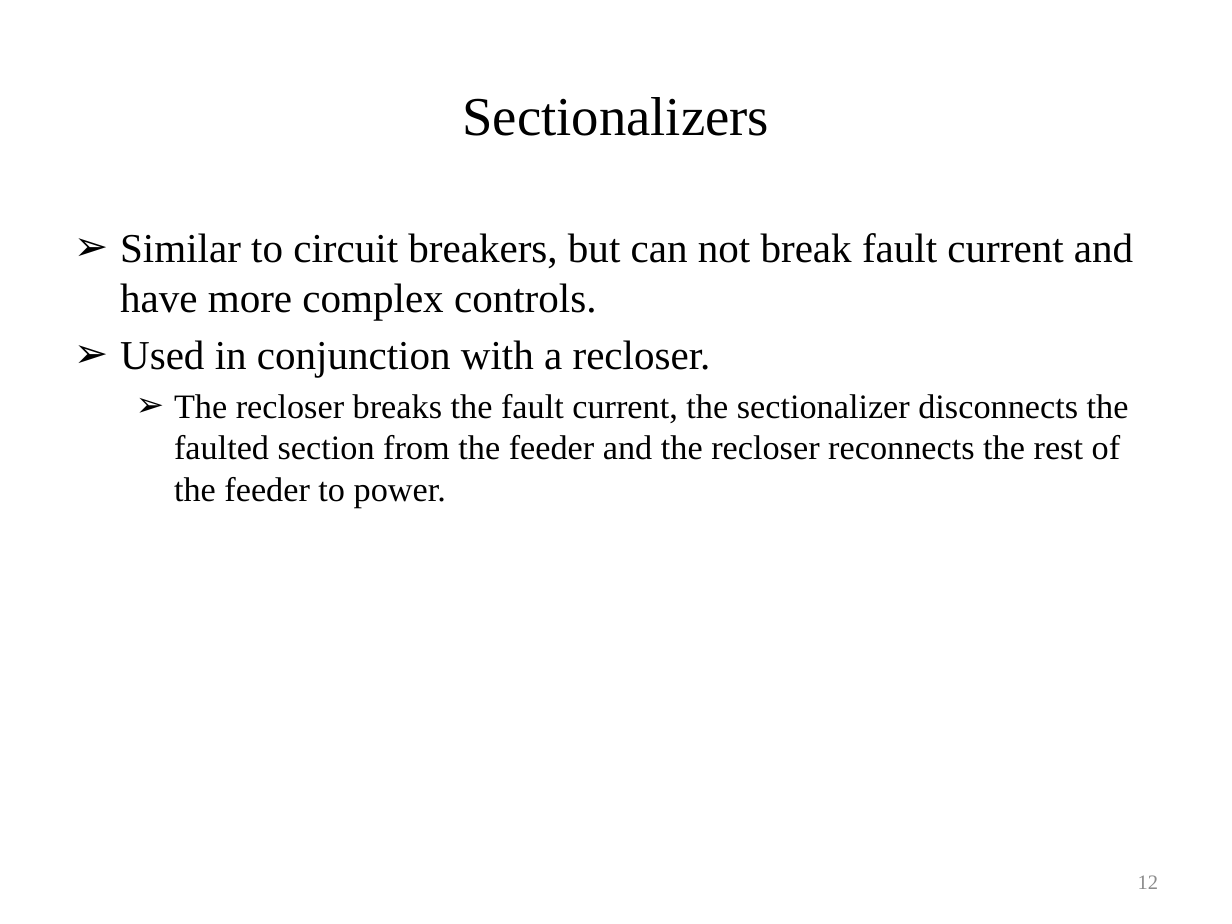
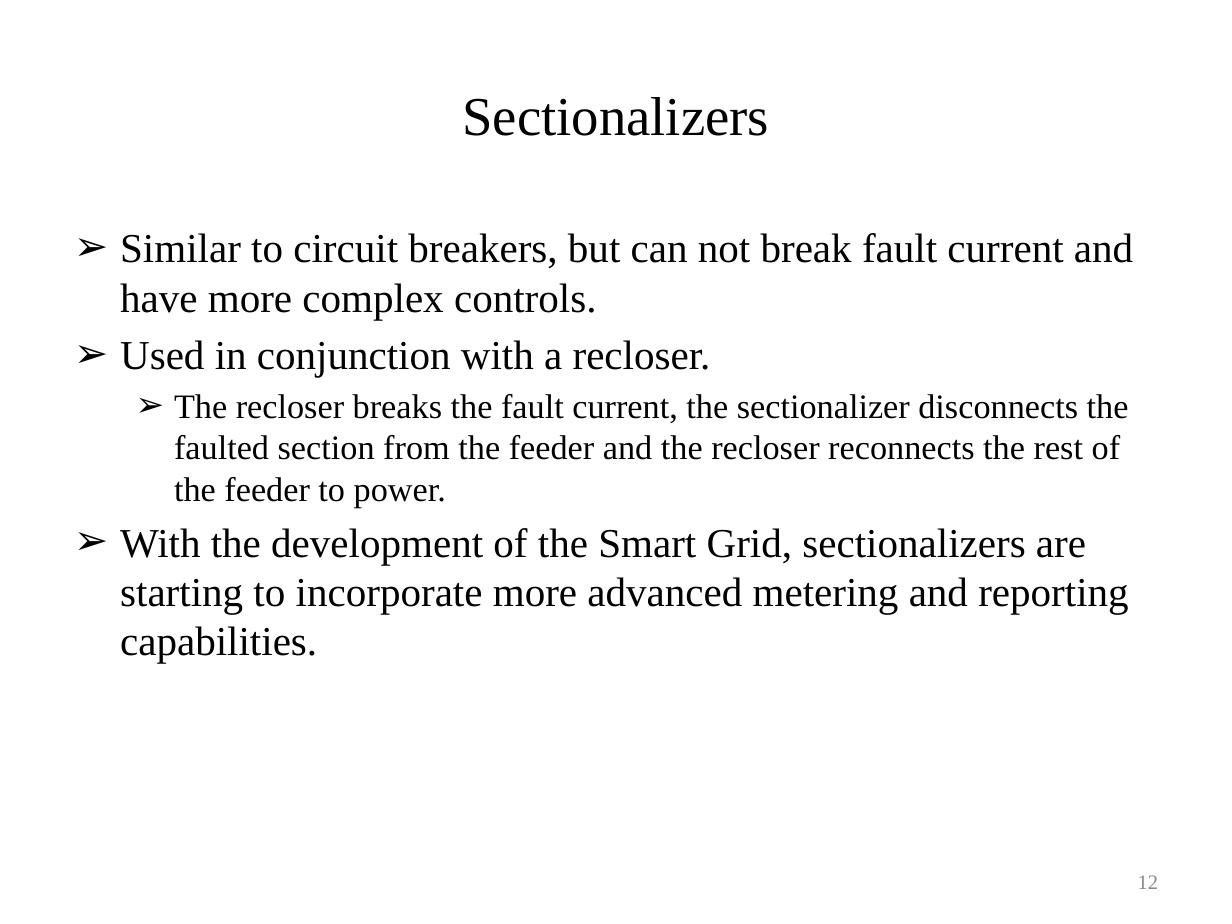
Before and after one commit to gridlab-d/course, a slide deck: slide 12 of University of Washington Class/Module 9 - Automated switching and reconfiguration.pptx. Drawn at 1232x924 pixels with LibreOffice and Linux fonts; fonts in the diff are those of the drawing. Boxes give left, top, right and bottom in pixels: in the first picture for what was removed or moved away, otherwise in the second. Text is boxed around its words. In the diff, an @@ line names an element or a change of style, - is before the commit and + after.

```diff
--- a/University of Washington Class/Module 9 - Automated switching and reconfiguration.pptx
+++ b/University of Washington Class/Module 9 - Automated switching and reconfiguration.pptx
@@ text at (120,528,1128,663): paragraph added @@
+➢ With the development of the Smart Grid, sectionalizers are starting to incorporate more advanced metering and reporting capabilities.
```
Also in this commit, not shown: 1 other slide changed, 4 slides added, 2 slides removed.
